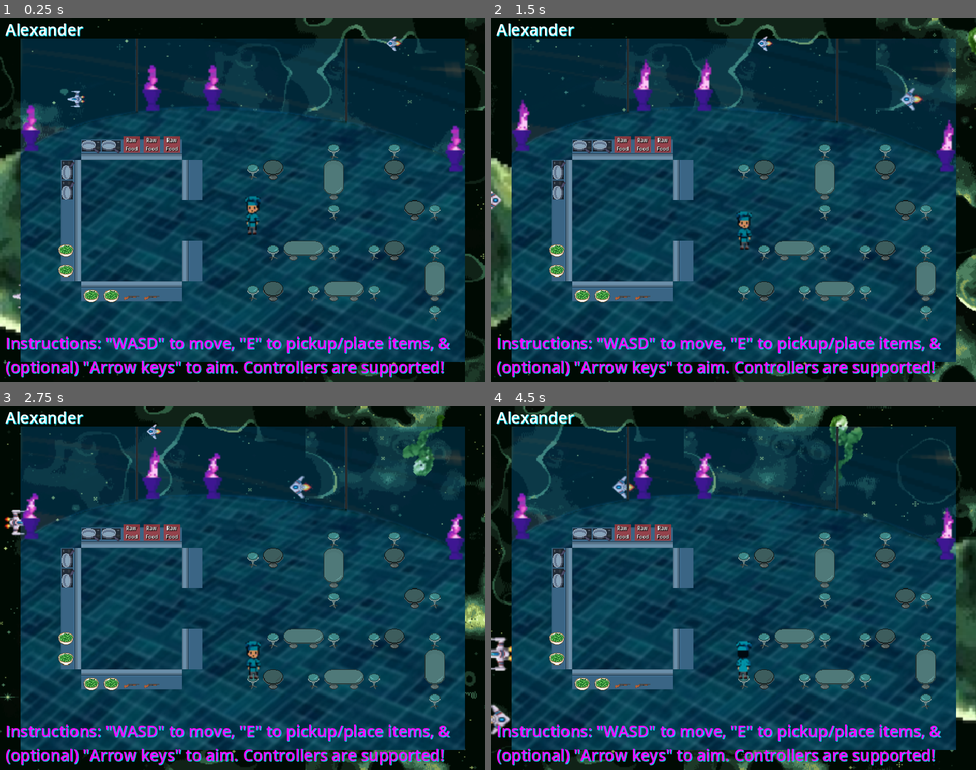
Above: before the commit, frames 1-4 (two rows, left to right).
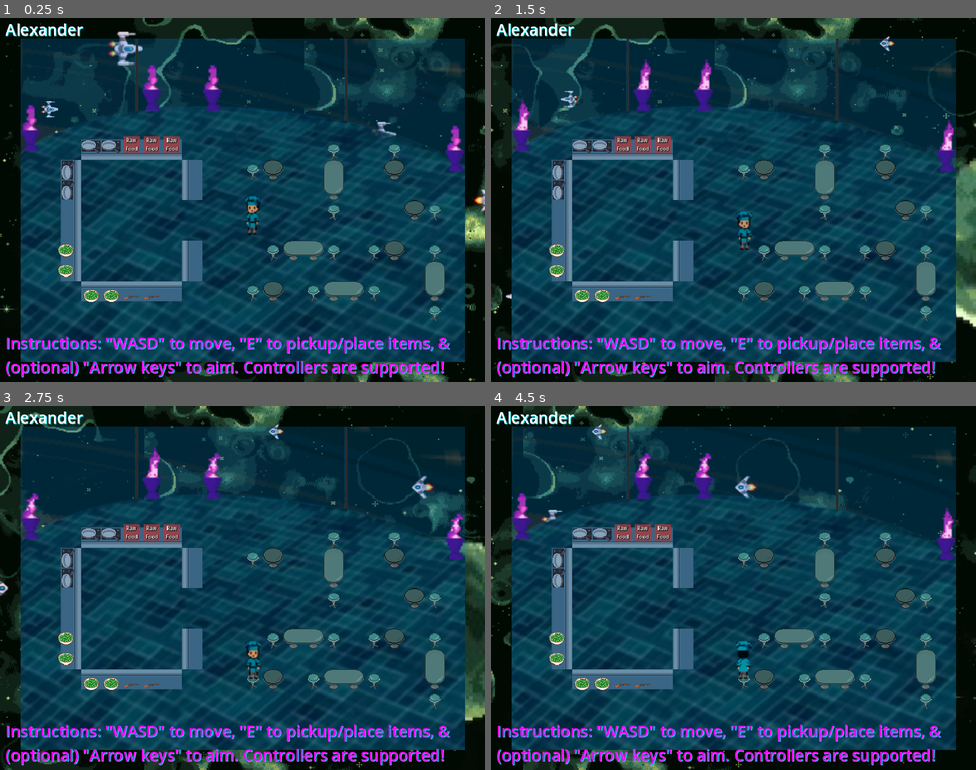
Above: after the commit, the same moments.

Repository: Alexander-Worley/Outer-Plates
Game: Godot game, scene res://DevScenes/Alexander/Alexander.tscn
The game is run twice, just before and just after one commit, with the same random seed, the same clock (stepped at 60 frames per second) and the same inputs. This scene is started directly instead of the project's main scene.
Inputs:
- Up to frame 1 (0.25 s): no input
- Up to frame 2 (1.5 s): hold Right (face_right) 0.53-1.28 s; hold Space (interact) 0.53-1.28 s; hold S (down) from 1.28 s (still down); tap Space (interact) at 1.35 s
- Up to frame 3 (2.75 s): release S (down) at 2.03 s; hold Right (face_right) from 2.03 s (still down); hold E (pickup) from 2.03 s (still down); tap Space (interact) at 2.3 s
- Up to frame 4 (4.5 s): release Right (face_right) at 2.78 s; release E (pickup) at 2.78 s; hold Up (face_up) 2.78-3.53 s; tap Space (interact) at 2.85 s; hold Space (interact) 3.53-4.28 s; hold Left (face_left) from 3.53 s (still down); tap E (pickup) at 4.35 s

The runs differ from the first frame. In frame 1, 8.1% of the frame differs, in the area x 0-100%, y 0-100%; in frame 2, 9.9%; in frame 3, 10%; in frame 4, 10%.

Commit message:
Resolved more merge issues

Diff:
--- a/DevScenes/Alexander/Alexander.tscn
+++ b/DevScenes/Alexander/Alexander.tscn
@@ -18,7 +18,7 @@
 [node name="Environment" type="Node2D" parent="."]
 
 [node name="Background" parent="Environment" instance=ExtResource("1_1fft2")]
-scroll_offset = Vector2(-715783, 0)
+scroll_offset = Vector2(-908422, 0)
 Planet = "Green Planet"
 
 [node name="Prototype 2" type="Label" parent="Environment/Background"]
--- a/DevScenes/Logan/Logan.tscn
+++ b/DevScenes/Logan/Logan.tscn
@@ -25,7 +25,7 @@
 [node name="Logan" type="Node2D"]
 
 [node name="Background" parent="." instance=ExtResource("1_tkrl2")]
-scroll_offset = Vector2(-489511, 0)
+scroll_offset = Vector2(-489679, 0)
 Planet = "Green Planet"
 
 [node name="Logan" type="Label" parent="Background"]
--- a/Scenes/Background/background.tscn
+++ b/Scenes/Background/background.tscn
@@ -21,7 +21,7 @@
 size = Vector2(704, 4)
 
 [node name="Background" type="ParallaxBackground"]
-scroll_offset = Vector2(-519295, 0)
+scroll_offset = Vector2(-527956, 0)
 script = ExtResource("1_sqvij")
 
 [node name="BG" type="ParallaxLayer" parent="."]
@@ -118,7 +118,7 @@
 texture = ExtResource("4_rfdc0")
 
 [node name="Logo" type="Sprite2D" parent="."]
-position = Vector2(384, 155.148)
+position = Vector2(384, 179.538)
 scale = Vector2(3, 3)
 texture = ExtResource("3_o71y2")
 
--- a/Scenes/Restaurant/Player/player.gd
+++ b/Scenes/Restaurant/Player/player.gd
@@ -145,14 +145,16 @@
 			# TODO: Replace "pick_random()" with static decisions.
 				# Perhaps the item most inside of "pickup_range"?
 			pickup_holdable(holdablesInRange.pick_random())
-	if event.is_action_pressed("interact"):
-		if isHolding && holdableInHand.is_in_group("Weapons"):
-			print(ammoDepotsInRange)
-			if not ammoDepotsInRange:
-				holdableInHand.shoot()
-			else:
-				holdableInHand.ammo = 10
-				holdableInHand.updateAmmoCounter()
+	# Commented out this as it causes crashes in Main Restaurant Scene
+	# AW - May 25, 2024 - TODO: Fix this
+	#if event.is_action_pressed("interact"):
+		#if isHolding && holdableInHand.is_in_group("Weapons"):
+			#print(ammoDepotsInRange)
+			#if not ammoDepotsInRange:
+				#holdableInHand.shoot()
+			#else:
+				#holdableInHand.ammo = 10
+				#holdableInHand.updateAmmoCounter()
 
 # Handles inRange lists
 func _on_interact_range_area_entered(area):
Not shown: 1 places in DevScenes/Logan/Logan.tscn that only renumber resources
